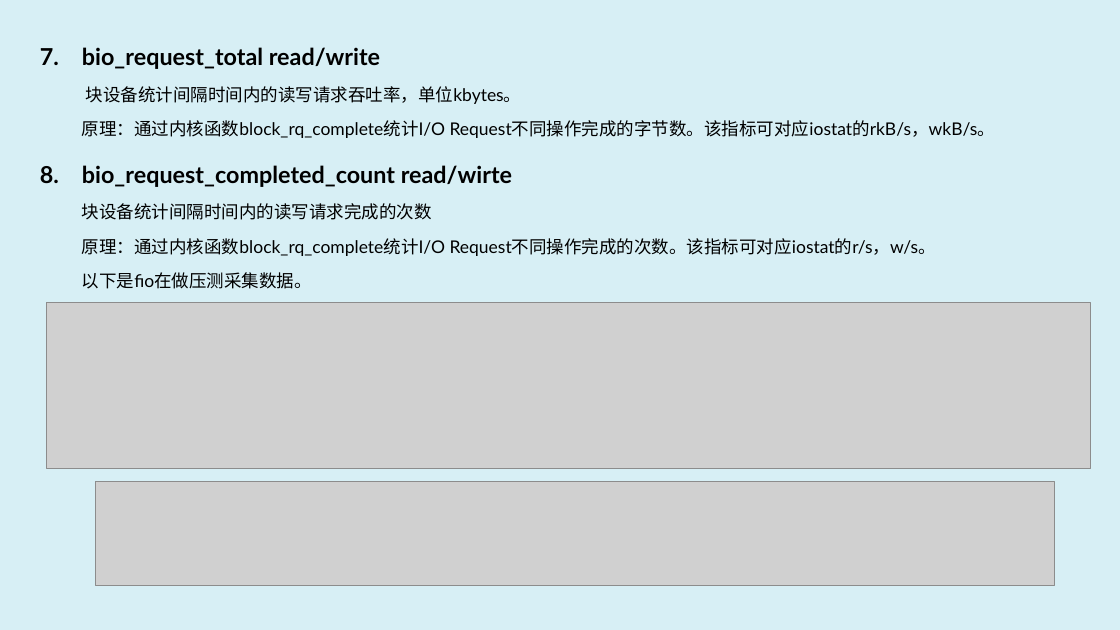
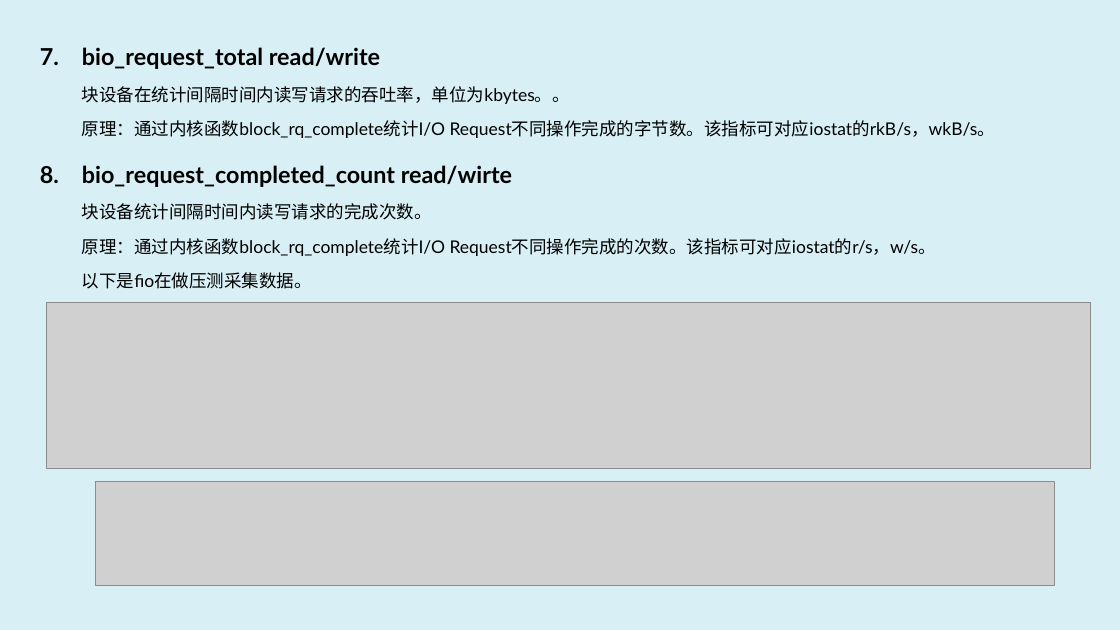
Before and after one commit to luxingwen/x-monitor, a slide deck: slide 10 of doc/x-monitor.eBPF Observe & Profiling.pptx. Drawn at 1120x630 pixels with LibreOffice and Linux fonts; fonts in the diff are those of the drawing; grey boxes stand for pictures. Boxes give left, top, right and bottom in pixels: in the first picture for what was removed or moved away, otherwise in the second. Text is boxed around its words. In the diff, an @@ line names an element or a change of style, - is before the commit and + after.

```diff
--- a/doc/x-monitor.eBPF Observe & Profiling.pptx
+++ b/doc/x-monitor.eBPF Observe & Profiling.pptx
@@ text at bbox=[82, 86, 570, 104]: text changed @@
-块设备统计间隔时间内的读写请求吞吐率，单位kbytes。
+块设备在统计间隔时间内读写请求的吞吐率，单位为kbytes。。
@@ text at bbox=[82, 203, 432, 220]: text changed @@
-块设备统计间隔时间内的读写请求完成的次数
+块设备统计间隔时间内读写请求的完成次数。
```
Also in this commit, not shown: 1 other slide changed, 1 slide added, 5 other files.
